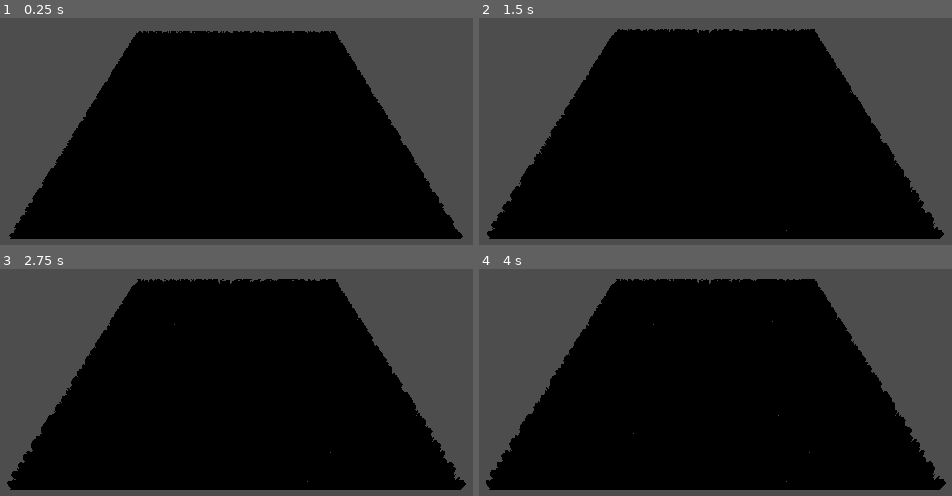
Above: before the commit, frames 1-4 (two rows, left to right).
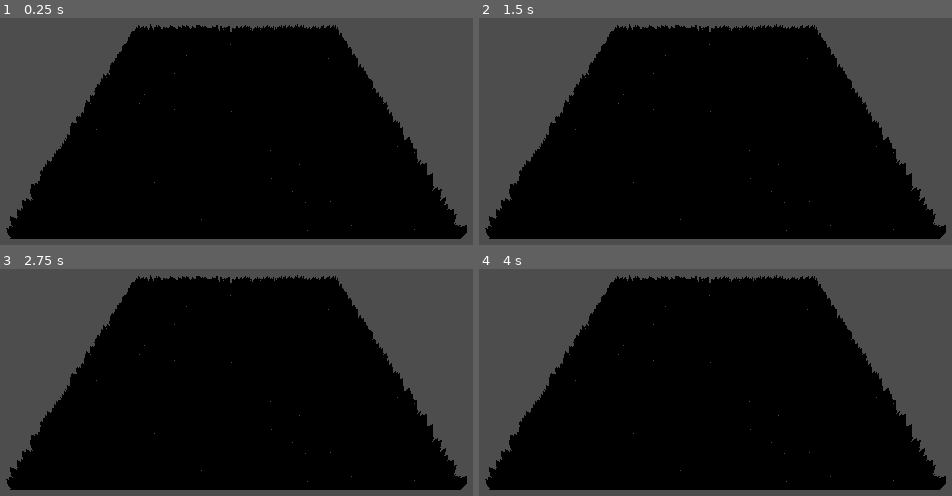
Above: after the commit, the same moments.

Repository: Neokoldstudio/shell-texturing
Game: Godot game, scene res://testScene.tscn
Same seed, same stepped clock (60 frames per second), same inputs: the game is played once before the commit and once after it.
Inputs:
- Up to frame 1 (0.25 s): no input
- Up to frame 2 (1.5 s): tap Enter at 1.25 s
- Up to frame 3 (2.75 s): no input
- Up to frame 4 (4 s): tap Space at 2.75 s; tap Enter at 3.5 s

The runs differ from the first frame. In frame 1, 3.0% of the frame differs, in the area x 1-99%, y 2-97%; in frame 2, 1.8%; in frame 3, 1.3%; in frame 4, 0.9%.

Commit message:
Update instanciateShell.gd

Diff:
--- a/instanciateShell.gd
+++ b/instanciateShell.gd
@@ -9,7 +9,6 @@
 func _ready():
 	for i in range(_ShellCount):
 		createShell(i);
-		await get_tree().create_timer(0.05).timeout
 
 
 func createShell(index:int):
